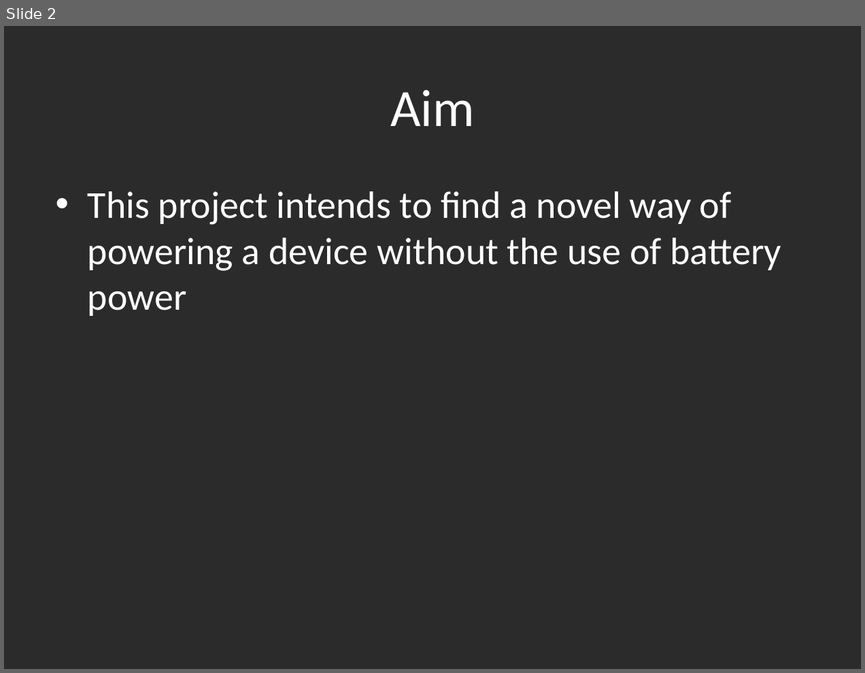
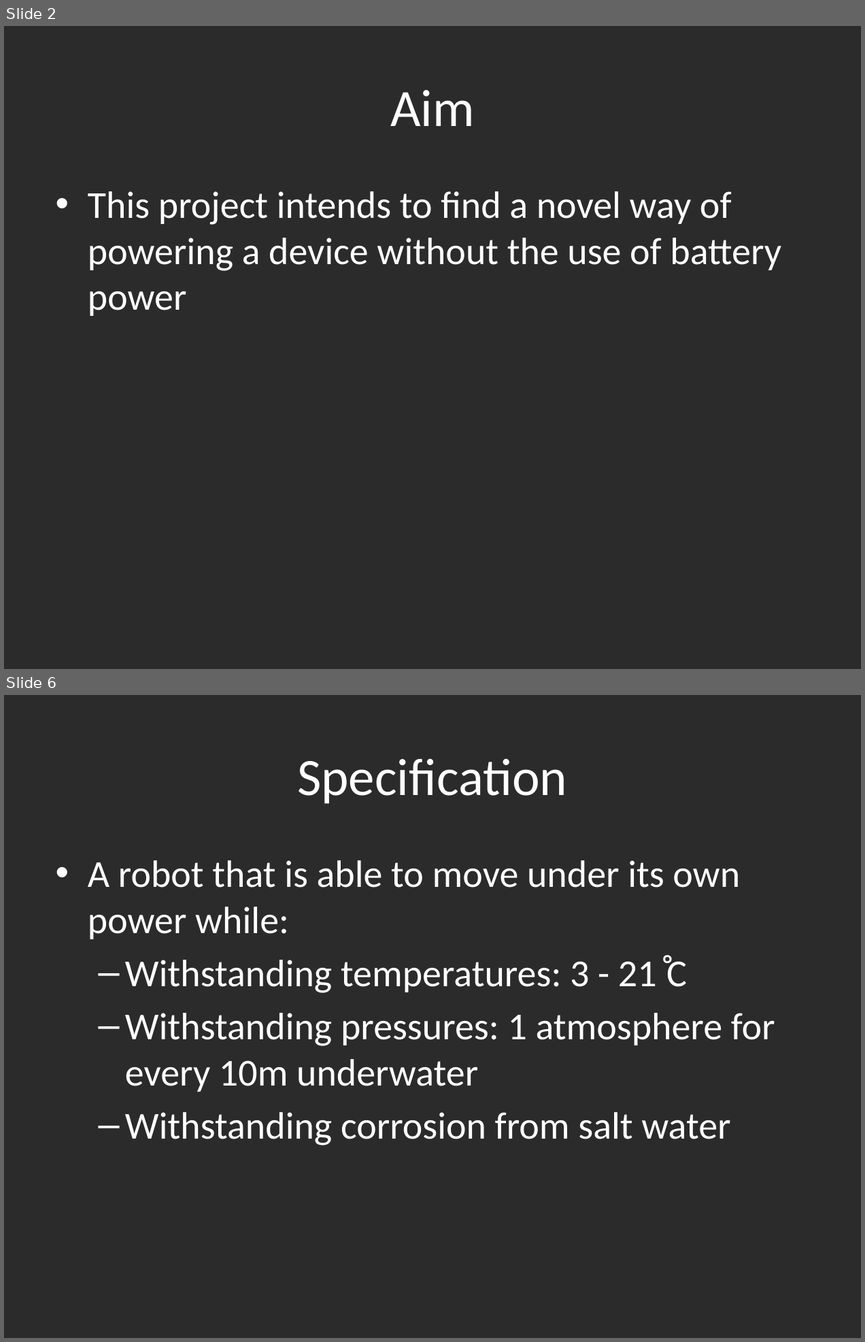
Before and after one commit to mickeyboss123/enel427, a slide deck: Powerpoint for Orals.pptx. Shown one above the other, each under a label of ours: slide 2 before the commit, slides 2 and 6 after it; the slides between them are not shown. The pictures are 865x673 and 865x1342 pixels, drawn with LibreOffice and Linux fonts; fonts in the diff are those of the drawing; background and template pictures are left out; a plain dark background stands for a picture behind light text. Boxes give left, top, right and bottom in pixels: in the first picture for what was removed or moved away, otherwise in the second. Text is boxed around its words. In the diff, an @@ line names an element or a change of style, - is before the commit and + after.

```diff
--- a/Powerpoint for Orals.pptx
+++ b/Powerpoint for Orals.pptx
@@ slide 6 added at <box>4,695,861,1338</box>, background picture (left out) @@
@@ title added at <box>297,758,567,804</box>, 44 pt, text #FFFFFF @@
+Specification
@@ text added at <box>88,860,775,1145</box>, 32 pt, text #FFFFFF @@
+• A robot that is able to move under its own power while:
+  – Withstanding temperatures: 3 - 21 ̊C
+  – Withstanding pressures: 1 atmosphere for every 10m underwater
+  – Withstanding corrosion from salt water
```
Also in this commit, not shown: 1 slide changed, 19 other slides added, 1 slide removed, 4 other files.
